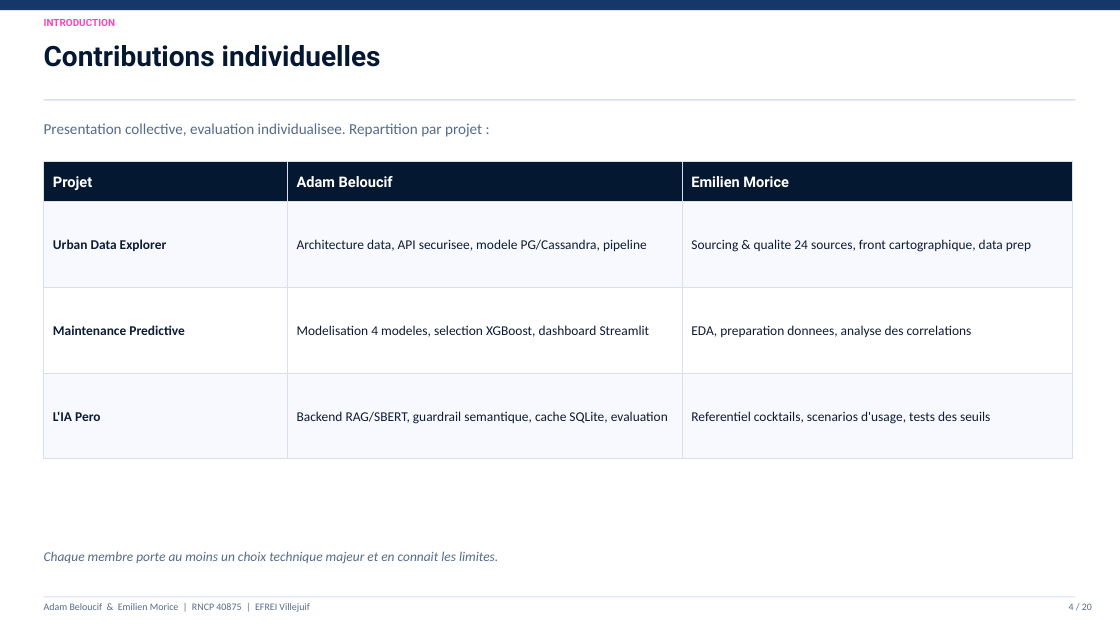
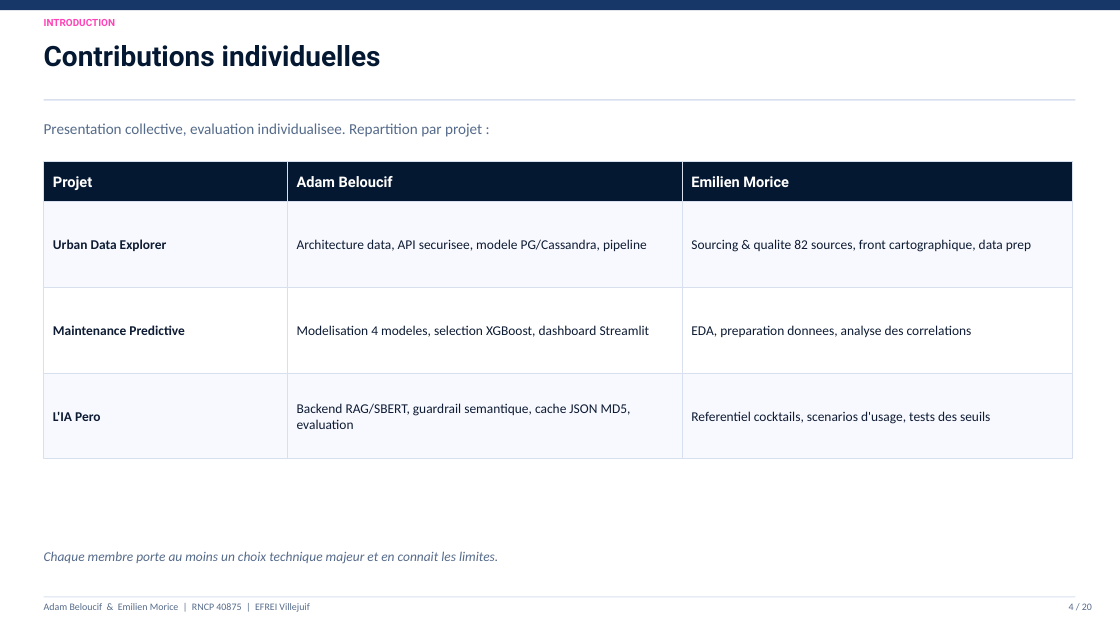
Before and after one commit to Adam-Blf/Soutenance-M1, a slide deck: slide 4 of Soutenance_Bloc1-2_Adam_Emilien.pptx. Drawn at 1120x630 pixels with LibreOffice and Linux fonts; fonts in the diff are those of the drawing. Boxes give left, top, right and bottom in pixels: in the first picture for what was removed or moved away, otherwise in the second. Text is boxed around its words. In the diff, an @@ line names an element or a change of style, - is before the commit and + after.

Commit message:
fix: update all slides with real metrics from codebase (#7)
- UDE: 82 sources (not 24), 4 familles mobilite/vie_quotidienne/environnement/logement
- Maintenance: real XGBoost scores F1=0.886 ROC-AUC=0.995, real fit times
- IA Pero: 447 cocktails (not 612), GPT-2 not Gemini, guardrail 0.40 not 0.35
- Replace CO2 column (no data) with CV F1 5-fold (real values)
- Fix cache type: JSON MD5 not SQLite

```diff
--- a/Soutenance_Bloc1-2_Adam_Emilien.pptx
+++ b/Soutenance_Bloc1-2_Adam_Emilien.pptx
@@ text in rectangle at (691, 239, 1031, 252): text changed @@
-Sourcing & qualite 24 sources, front cartographique, data prep
+Sourcing & qualite 82 sources, front cartographique, data prep
@@ text in rectangle at (297, 403, 631, 429): text changed @@
-Backend RAG/SBERT, guardrail semantique, cache SQLite, evaluation
+Backend RAG/SBERT, guardrail semantique, cache JSON MD5, evaluation
```
Also in this commit, not shown: 6 other slides changed, 1 other file.
